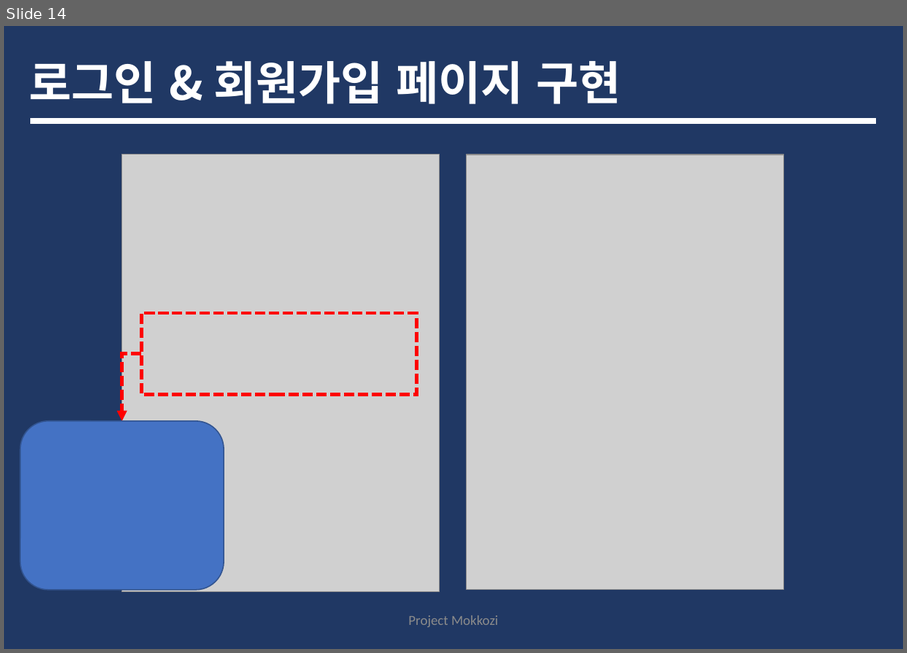
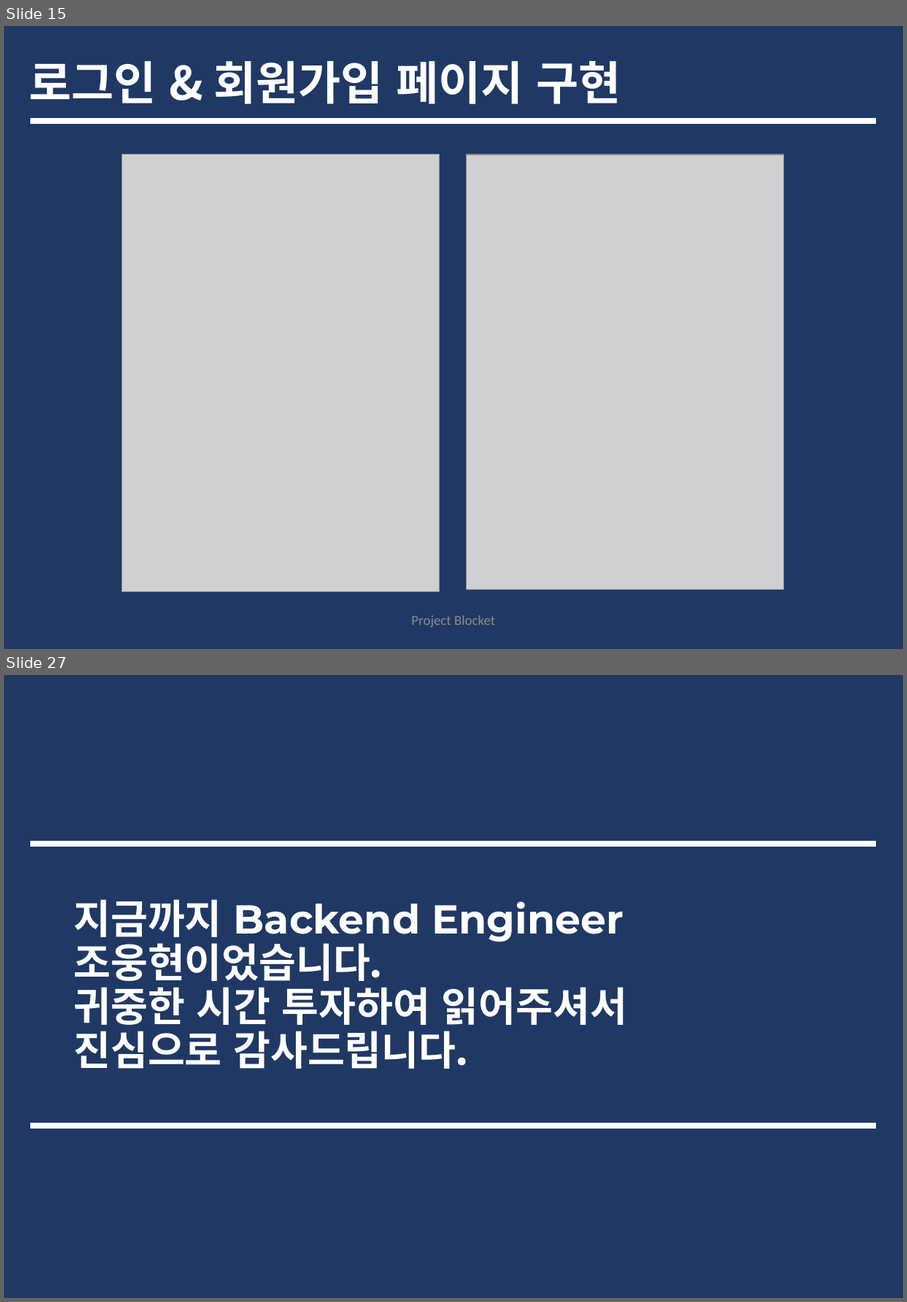
Before and after one commit to tofan0412/Algorithm, a slide deck: 취준/조웅현 포트폴리오.pptx. Shown one above the other, each under a label of ours: slide 14 before the commit, slides 15 and 27 after it; the slides between them are not shown. The pictures are 907x653 and 907x1302 pixels, drawn with LibreOffice and Linux fonts; fonts in the diff are those of the drawing; grey boxes stand for pictures. Boxes give left, top, right and bottom in pixels: in the first picture for what was removed or moved away, otherwise in the second. Text is boxed around its words. In the diff, an @@ line names an element or a change of style, - is before the commit and + after.

```diff
--- a/취준/조웅현 포트폴리오.pptx
+++ b/취준/조웅현 포트폴리오.pptx
@@ slide 27 added at (4, 675, 903, 1298), background #203864 @@
@@ line added from (33, 844) to (873, 844), #FFFFFF 5 pt @@
@@ title added at (73, 899, 627, 1068), 35 pt, text #FFFFFF, bold @@
+지금까지 Backend Engineer
+조웅현이었습니다.
+귀중한 시간 투자하여 읽어주셔서
+진심으로 감사드립니다.
@@ line added from (33, 1125) to (873, 1125), #FFFFFF 5 pt @@
@@ what was slide 14 is now slide 15 @@
@@ slide 15 changed as well @@
@@ rectangle removed at (142, 314, 416, 395) @@
@@ elbow arrow removed from (142, 354) to (122, 420) @@
@@ rounded rectangle removed at (21, 420, 224, 589) @@
@@ text at (411, 615, 495, 627): text changed @@
-Project Mokkozi
+Project Blocket
```
Also in this commit, not shown: 13 other slides changed, 12 other slides added.
